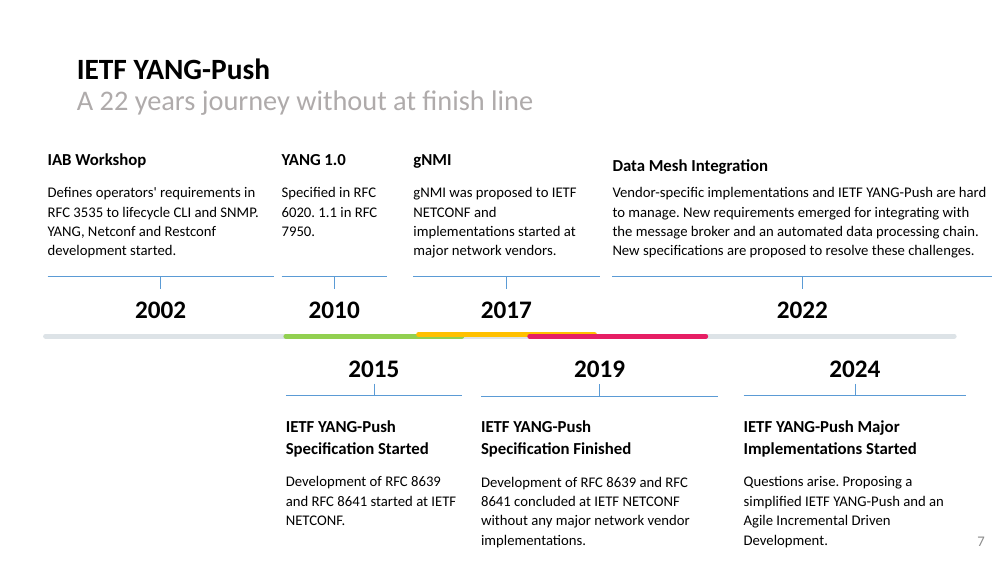
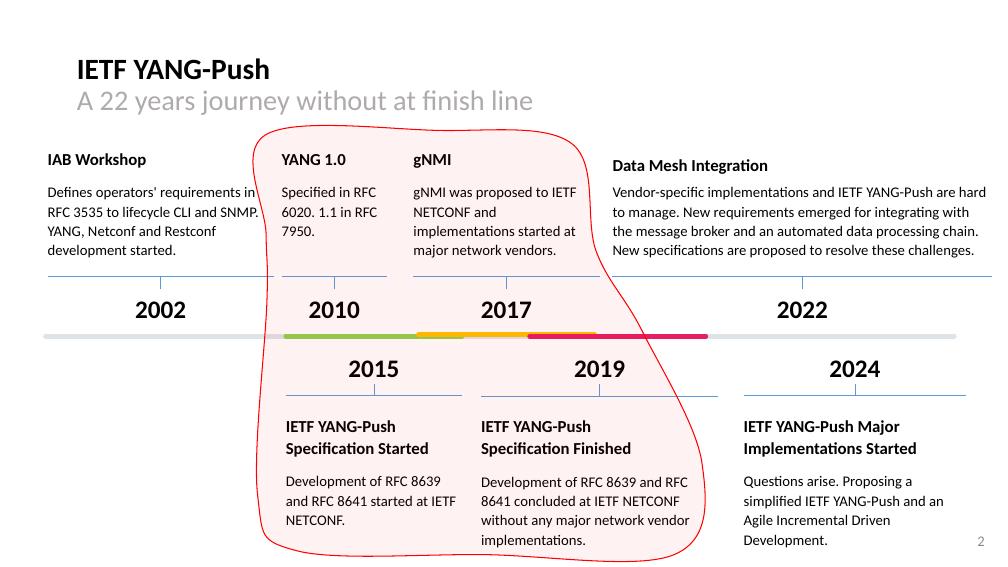
Before and after one commit to network-analytics/ietf-network-analytics-document-status, a slide deck: slide 2 of 122/NEMOPS/IAB NEMOPS - YANG-Push - Agile Incremental Driven Development.pptx (slide 7 before the commit). Drawn at 1008x567 pixels with LibreOffice and Linux fonts; fonts in the diff are those of the drawing. Boxes give left, top, right and bottom in pixels: in the first picture for what was removed or moved away, otherwise in the second. Text is boxed around its words. In the diff, an @@ line names an element or a change of style, - is before the commit and + after.

```diff
--- a/122/NEMOPS/IAB NEMOPS - YANG-Push - Agile Incremental Driven Development.pptx
+++ b/122/NEMOPS/IAB NEMOPS - YANG-Push - Agile Incremental Driven Development.pptx
@@ freeform shape added at [253,126,706,562], fill #FF0000 at 5% opacity, outline #FF0000 1 pt @@
@@ page number at [977,536,984,546]: text changed @@
-7
+2
```
Also in this commit, not shown: 2 other slides changed, 1 slide added, 1 other file.
